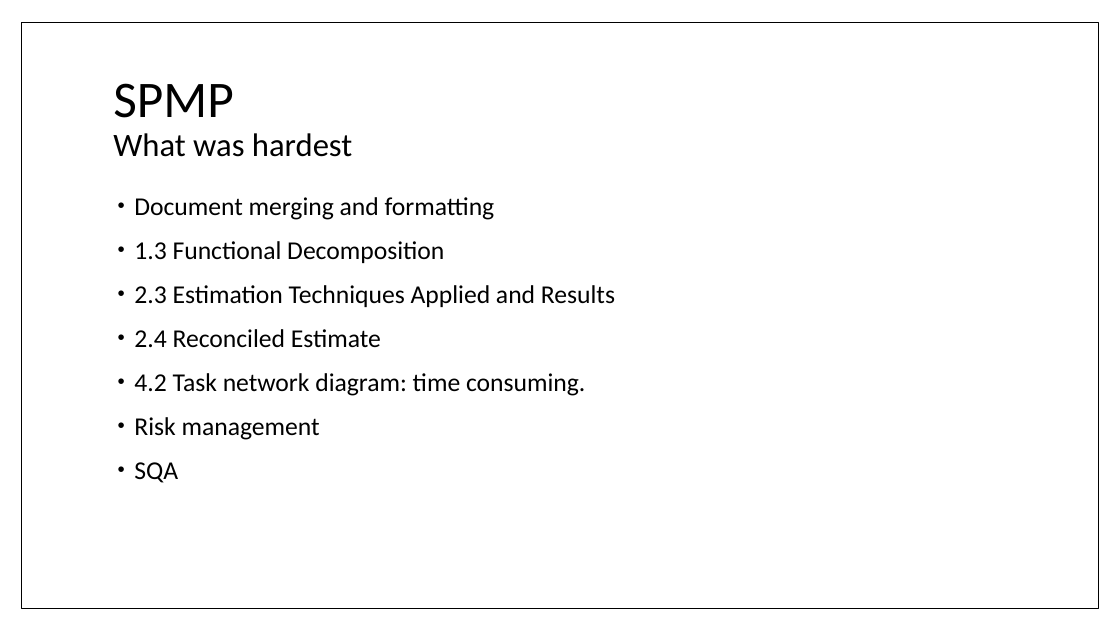
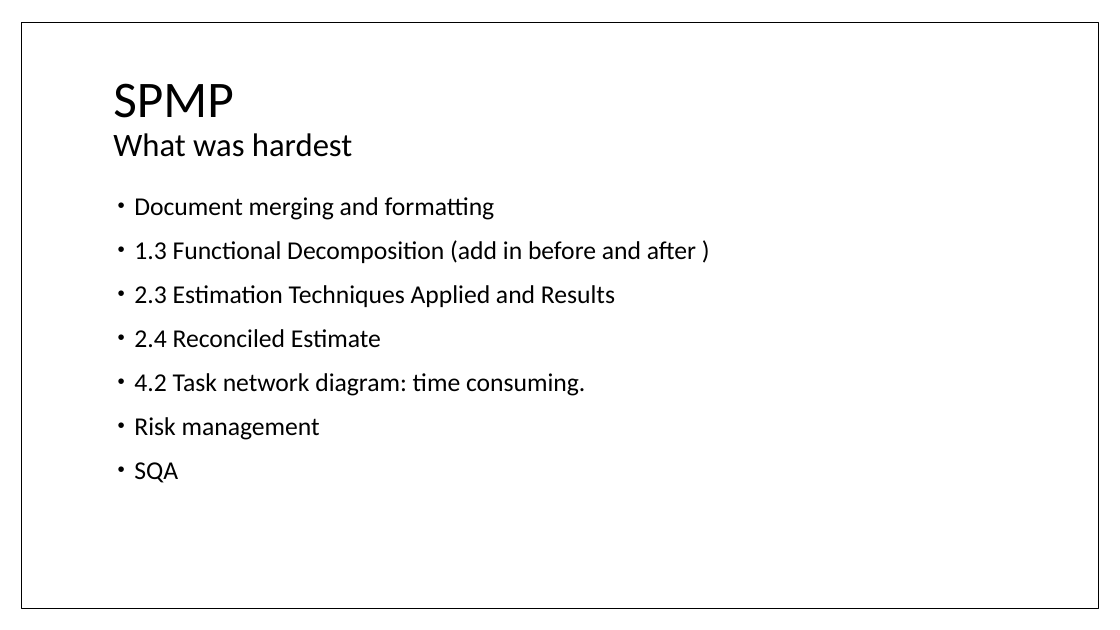
Before and after one commit to umdfeynman/umdfeynman, a slide deck: slide 16 of Work_In_Progress/CS/SPMP_Presentation.pptx. Drawn at 1120x630 pixels with LibreOffice and Linux fonts; fonts in the diff are those of the drawing. Boxes give left, top, right and bottom in pixels: in the first picture for what was removed or moved away, otherwise in the second. Text is boxed around its words. In the diff, an @@ line names an element or a change of style, - is before the commit and + after.

```diff
--- a/Work_In_Progress/CS/SPMP_Presentation.pptx
+++ b/Work_In_Progress/CS/SPMP_Presentation.pptx
@@ text at (134, 240, 696, 263): text changed @@
-• 1.3 Functional Decomposition
+• 1.3 Functional Decomposition (add in before and after )
```
Also in this commit, not shown: 2 other slides changed.
